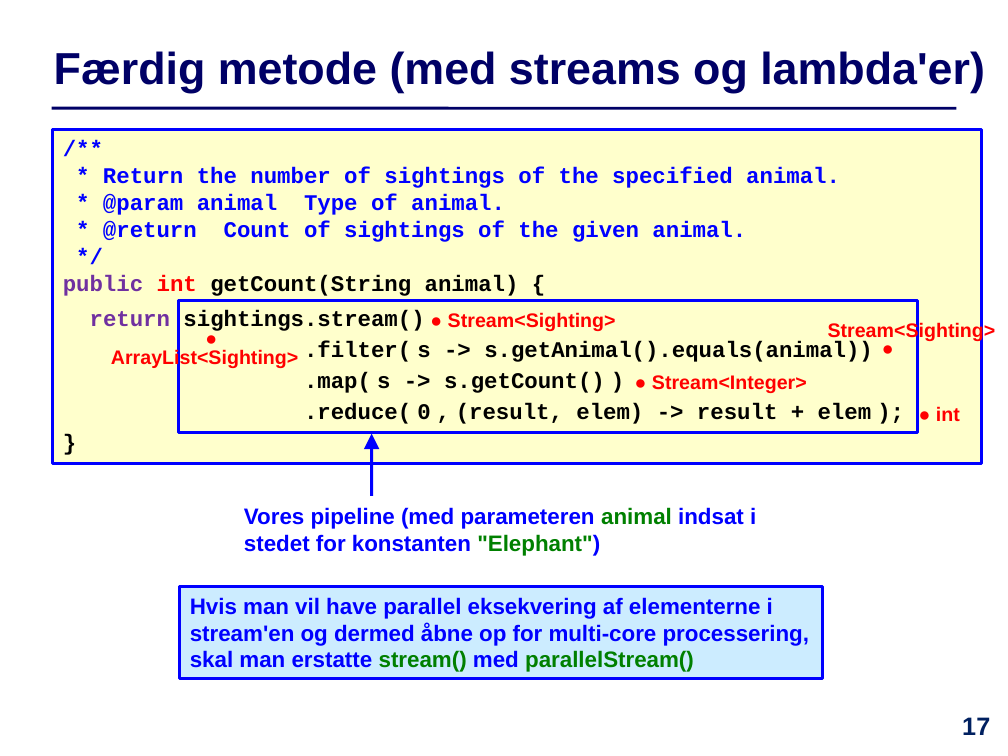
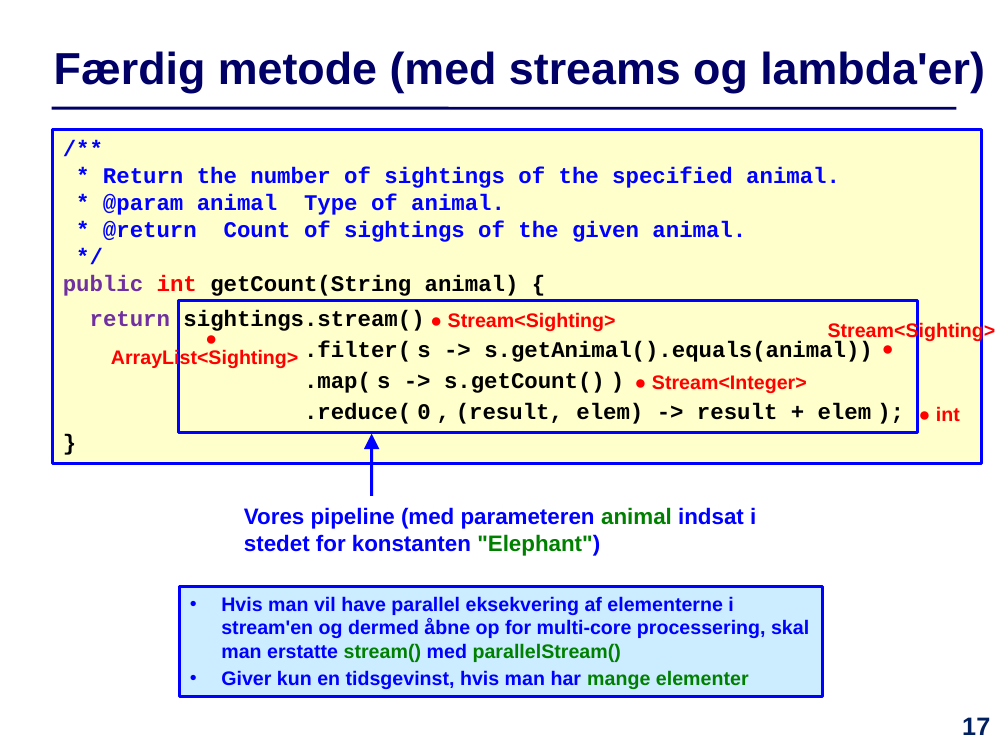
Before and after one commit to IntProgAU/Materiale, a slide deck: slide 17 of web/e21/uge_5b/Slides-Uge5-Torsdag.pptx. Drawn at 1008x756 pixels with LibreOffice and Linux fonts; fonts in the diff are those of the drawing. Boxes give left, top, right and bottom in pixels: in the first picture for what was removed or moved away, otherwise in the second. Text is boxed around its words. In the diff, an @@ line names an element or a change of style, - is before the commit and + after.

```diff
--- a/web/e21/uge_5b/Slides-Uge5-Torsdag.pptx
+++ b/web/e21/uge_5b/Slides-Uge5-Torsdag.pptx
@@ rectangle "Hvis man vil have parallel ...": place and size @@
-rectangle "Hvis man vil have parallel ..." at (180, 587, 824, 678)
+rectangle "Hvis man vil have parallel ..." at (180, 587, 824, 697)
@@ text in rectangle at (221, 596, 809, 662): size 16 to 14 pt in "Hvis man vil have parallel eksekvering af ..."; bullet none to • @@
@@ text in rectangle at (221, 670, 749, 689): paragraph added @@
+• Giver kun en tidsgevinst, hvis man har mange elementer
```
Also in this commit, not shown: 8 other slides changed, 1 other file.
